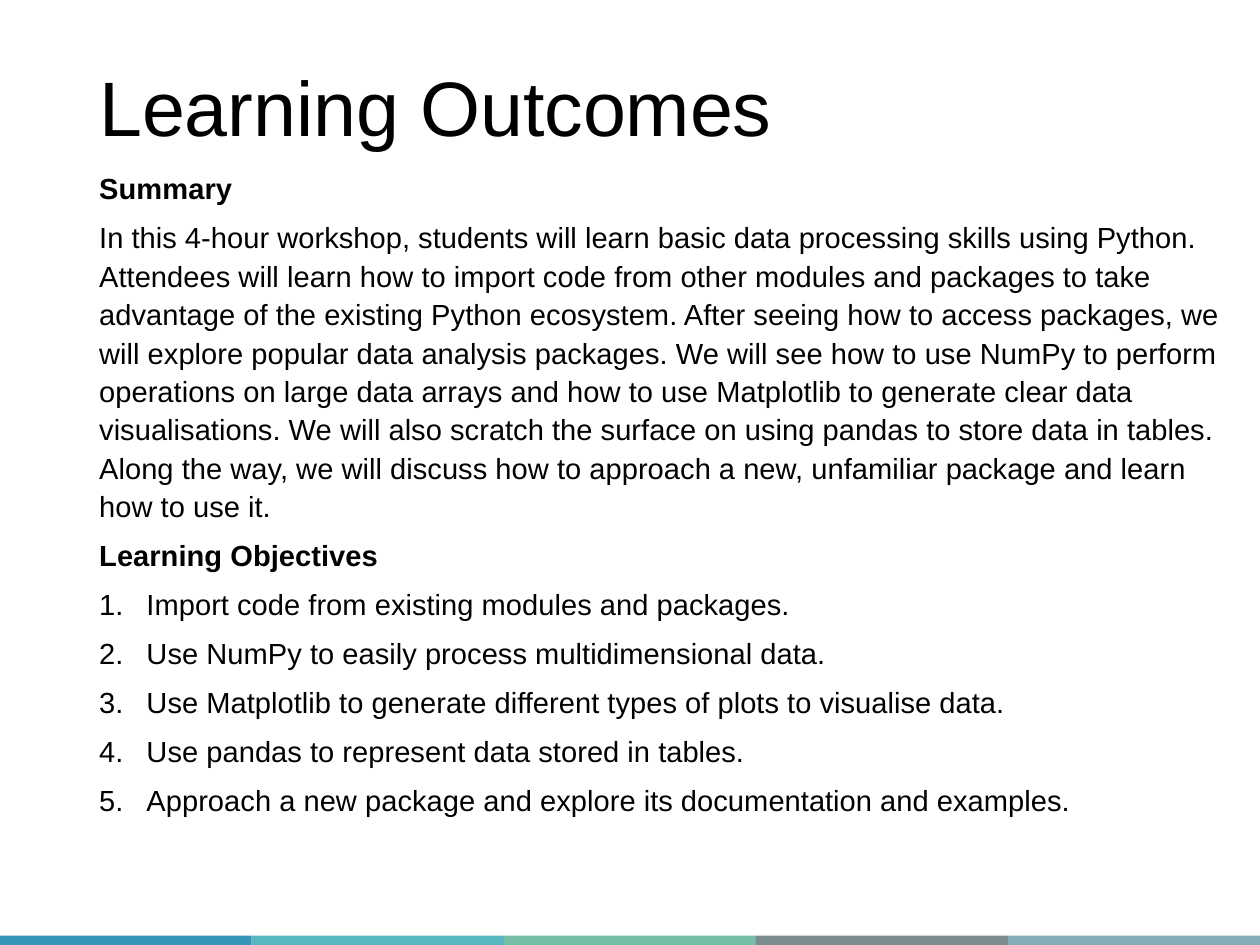
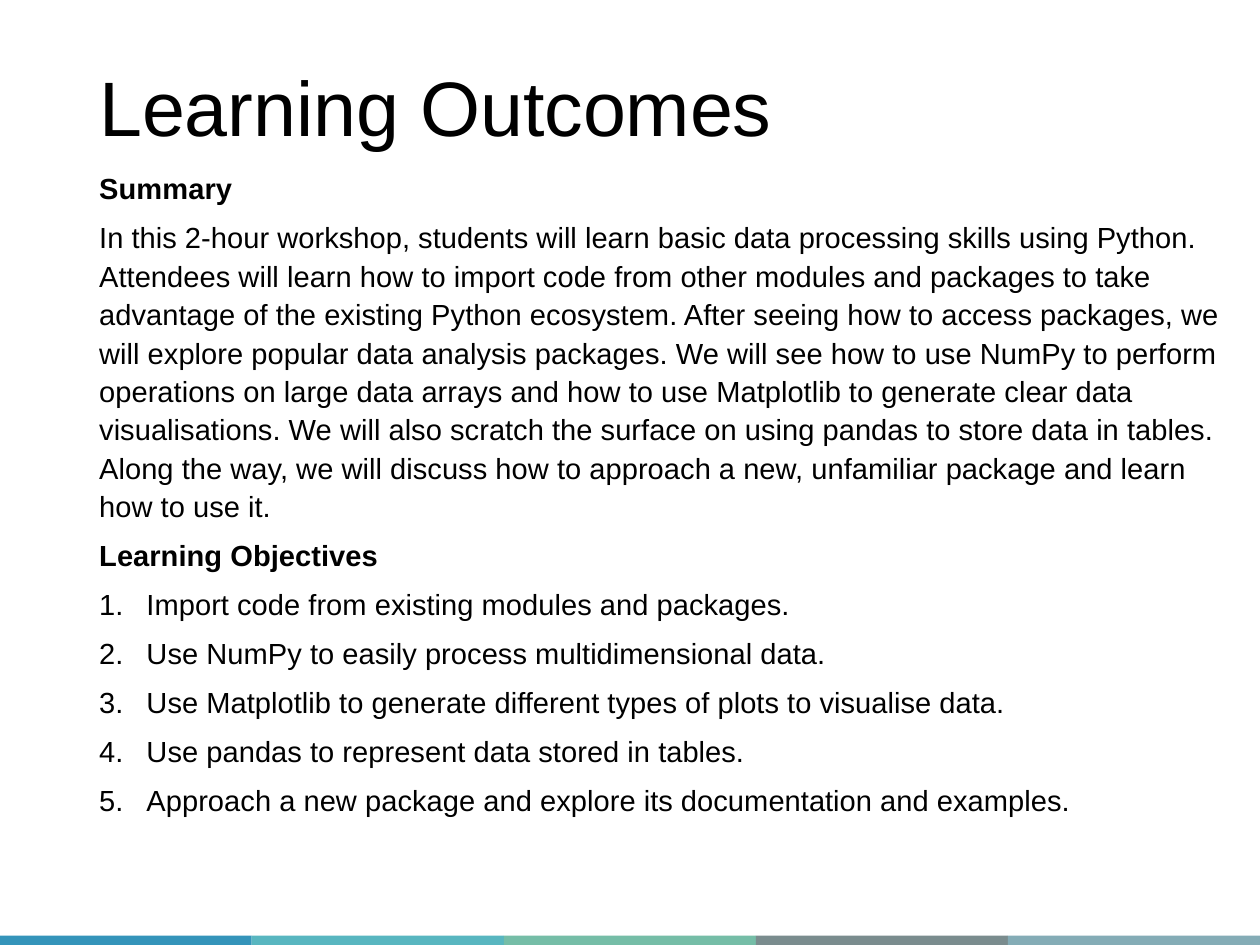
Before and after one commit to sameenakarsan/DataProcessingInPython, a slide deck: slide 4 of Slides/QLS-MiCM_DataProcessingInPython.pptx. Drawn at 1260x945 pixels with LibreOffice and Linux fonts; fonts in the diff are those of the drawing; background and template pictures are left out. Boxes give left, top, right and bottom in pixels: in the first picture for what was removed or moved away, otherwise in the second. Text is boxed around its words. In the diff, an @@ line names an element or a change of style, - is before the commit and + after.

```diff
--- a/Slides/QLS-MiCM_DataProcessingInPython.pptx
+++ b/Slides/QLS-MiCM_DataProcessingInPython.pptx
@@ text at (99,227,1218,518): text changed @@
-In this 4-hour workshop, students will learn basic data processing skills using Python. Attendees will learn how to import code from other modules and packages to take advantage of the existing Python ecosystem. After seeing how to access packages, we will explore popular data analysis packages. We will see how to use NumPy to perform operations on large data arrays and how to use Matplotlib to generate clear data visualisations. We will also scratch the surface on using pandas to store data in tables. Along the way, we will discuss how to approach a new, unfamiliar package and learn how to use it.
+In this 2-hour workshop, students will learn basic data processing skills using Python. Attendees will learn how to import code from other modules and packages to take advantage of the existing Python ecosystem. After seeing how to access packages, we will explore popular data analysis packages. We will see how to use NumPy to perform operations on large data arrays and how to use Matplotlib to generate clear data visualisations. We will also scratch the surface on using pandas to store data in tables. Along the way, we will discuss how to approach a new, unfamiliar package and learn how to use it.
```
Also in this commit, not shown: 4 other slides changed, 1 other file.
